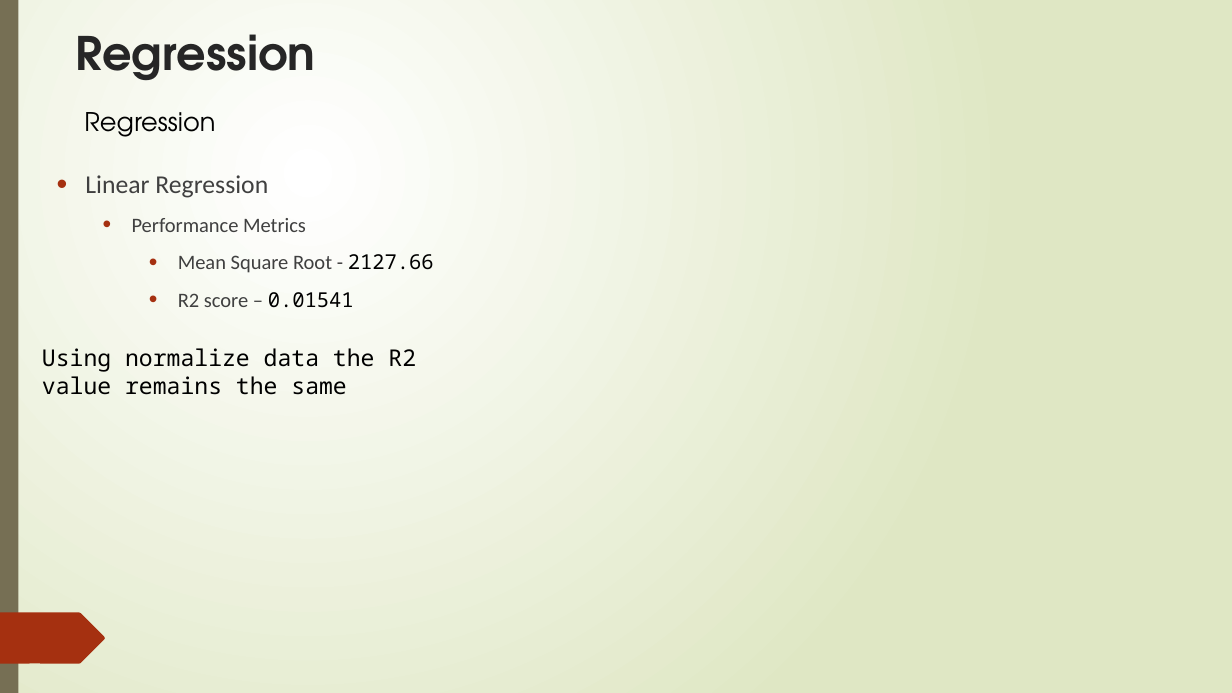
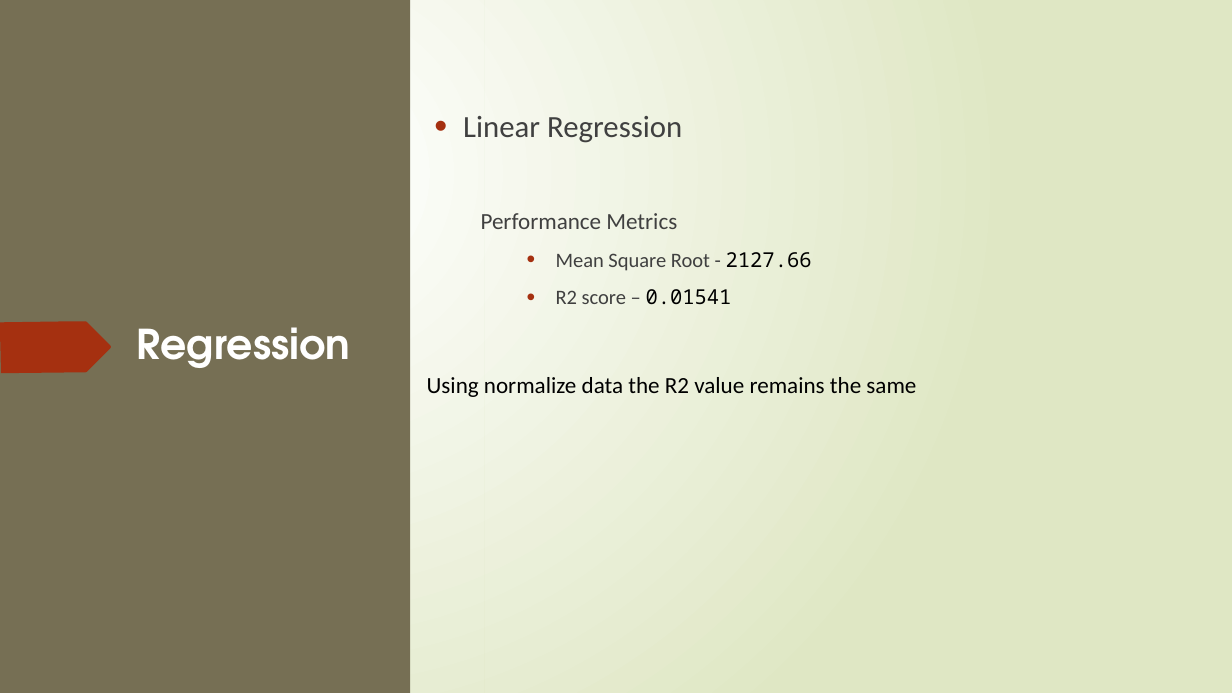
Before and after one commit to rwadisaputro/lhl_midterm_project, a slide deck: slide 10 of Project1-5.pptx. Drawn at 1232x693 pixels with LibreOffice and Linux fonts; fonts in the diff are those of the drawing. Boxes give left, top, right and bottom in pixels: in the first picture for what was removed or moved away, otherwise in the second. Text is boxed around its words. In the diff, an @@ line names an element or a change of style, - is before the commit and + after.

```diff
--- a/Project1-5.pptx
+++ b/Project1-5.pptx
@@ rectangle added at (x1=0, y1=0, x2=410, y2=693), fill #766F54 @@
@@ rectangle resized from (x1=0, y1=0, x2=1232, y2=693) to (x1=484, y1=0, x2=1232, y2=693) @@
@@ text "Linear Regression" moved from (x1=85, y1=175, x2=434, y2=308) to (x1=463, y1=116, x2=812, y2=304) @@
@@ text "Linear Regression" at (x1=463, y1=116, x2=812, y2=304): vertical alignment top to middle @@
@@ text removed at (x1=84, y1=112, x2=215, y2=137) @@
-Regression
@@ text at (x1=463, y1=116, x2=682, y2=229): size 20 to 24 pt in "Linear Regression"; size 16 to 18 pt in "Performance Metrics"; bullet • to none @@
@@ freeform shape resized from (x1=0, y1=613, x2=105, y2=664) to (x1=0, y1=322, x2=111, y2=373) @@
@@ text "Regression" moved from (x1=75, y1=34, x2=315, y2=80) to (x1=137, y1=327, x2=350, y2=368) @@
@@ text "Regression" at (x1=137, y1=327, x2=350, y2=368): size 36 to 32 pt, text colour #262626 to #FFFFFF @@
@@ text "Using normalize data the R2 ..." moved from (x1=42, y1=348, x2=416, y2=395) to (x1=427, y1=377, x2=916, y2=397) @@
@@ text "Using normalize data the R2 ..." at (x1=427, y1=377, x2=916, y2=397): font Noto Sans Mono to Calibri @@
@@ group removed at (x1=10, y1=141, x2=288, y2=660): 5 freeform shapes @@
@@ group removed at (x1=10, y1=141, x2=288, y2=660): 5 freeform shapes @@
@@ group removed at (x1=47, y1=130, x2=240, y2=667): 7 freeform shapes @@
```
Also in this commit, not shown: 7 other slides changed, 1 slide added.
